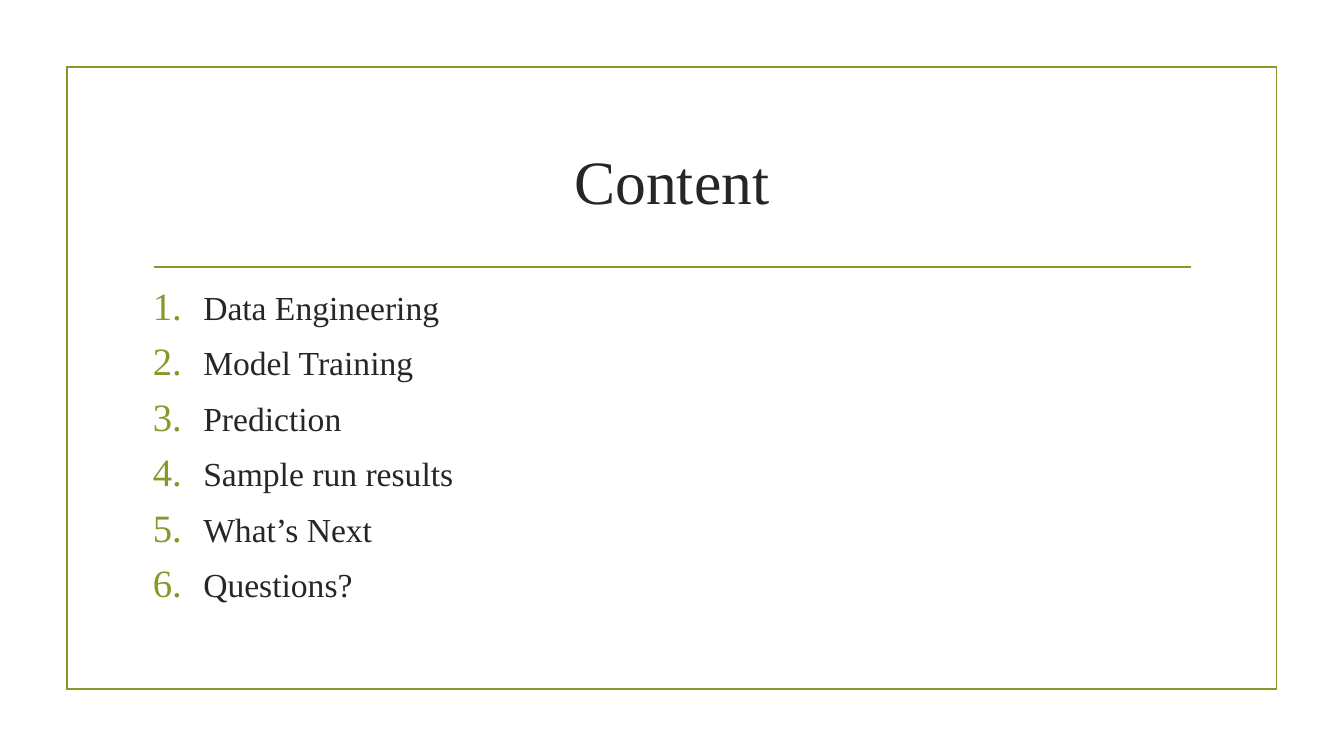
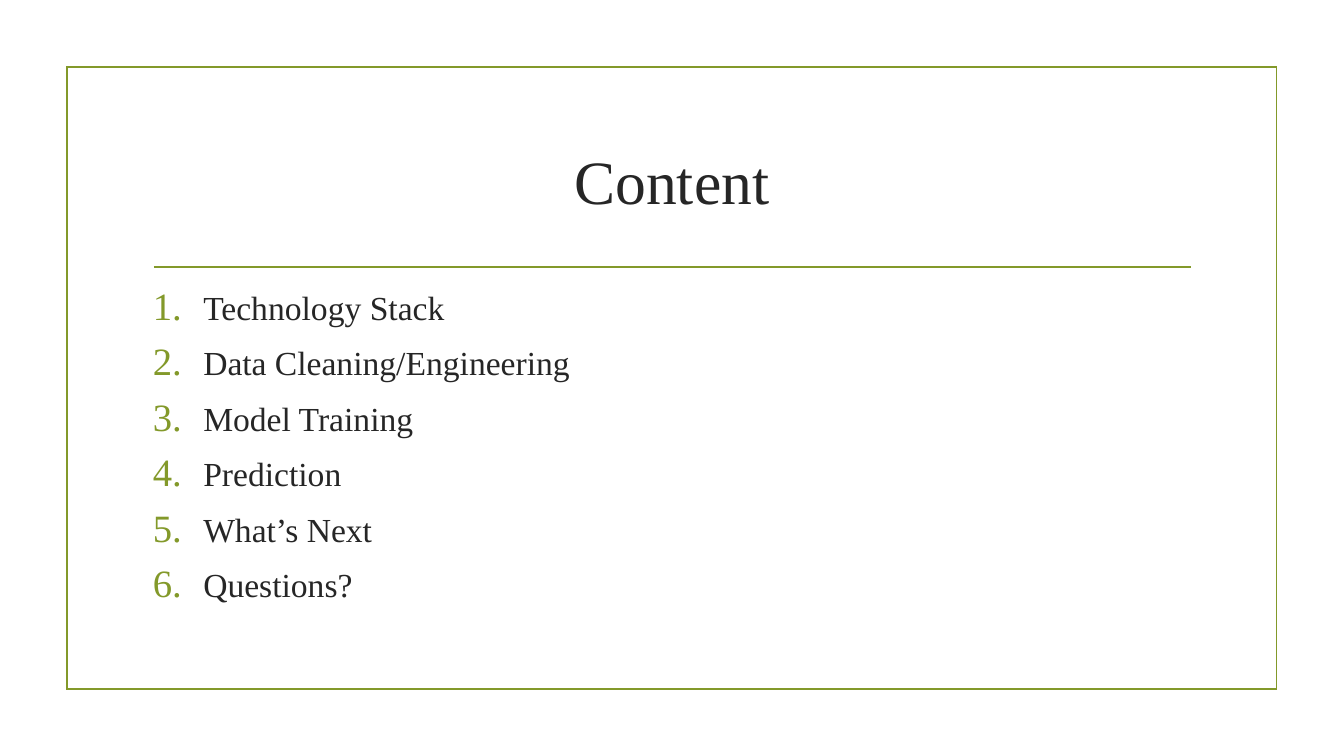
Before and after one commit to darshandpatel/eBird, a slide deck: slide 2 of PatelSankaraguru.pptx. Drawn at 1344x756 pixels with LibreOffice and Linux fonts; fonts in the diff are those of the drawing; background and template pictures are left out. Boxes give left, top, right and bottom in pixels: in the first picture for what was removed or moved away, otherwise in the second. Text is boxed around its words. In the diff, an @@ line names an element or a change of style, - is before the commit and + after.

```diff
--- a/PatelSankaraguru.pptx
+++ b/PatelSankaraguru.pptx
@@ text at bbox=[203, 296, 570, 382]: text changed @@
-1. Data Engineering
+1. Technology Stack
+2. Data Cleaning/Engineering
@@ text at bbox=[203, 462, 454, 493]: paragraph removed @@
-4. Sample run results
```
Also in this commit, not shown: 7 other slides changed, 10 slides added, 4 slides removed, 5 other files.
